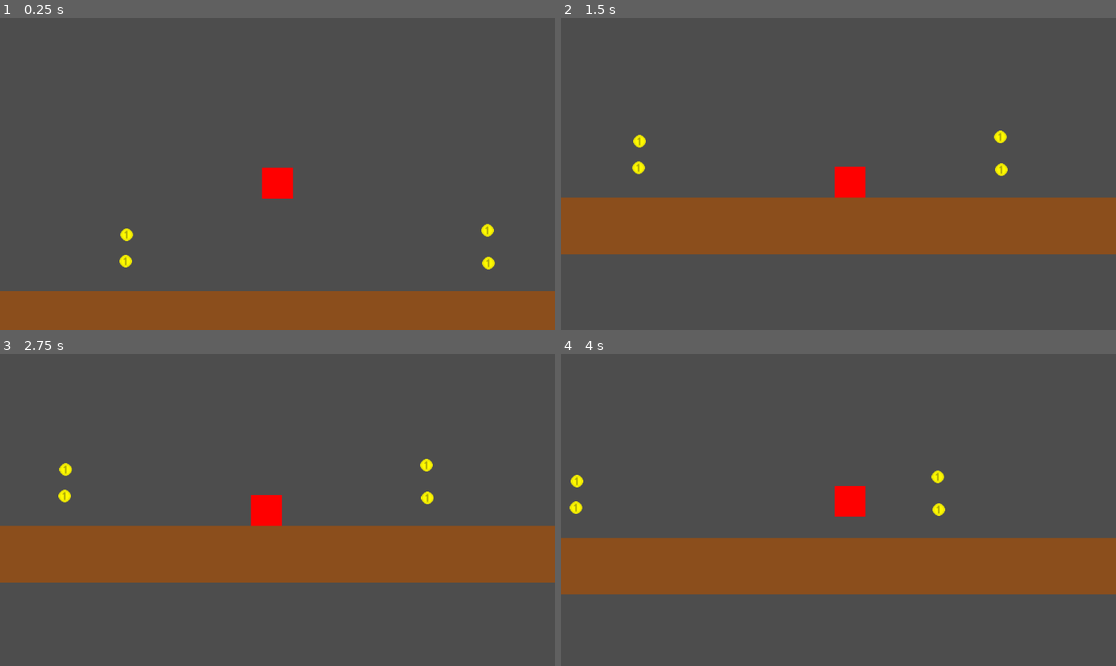
Above: before the commit, frames 1-4 (two rows, left to right).
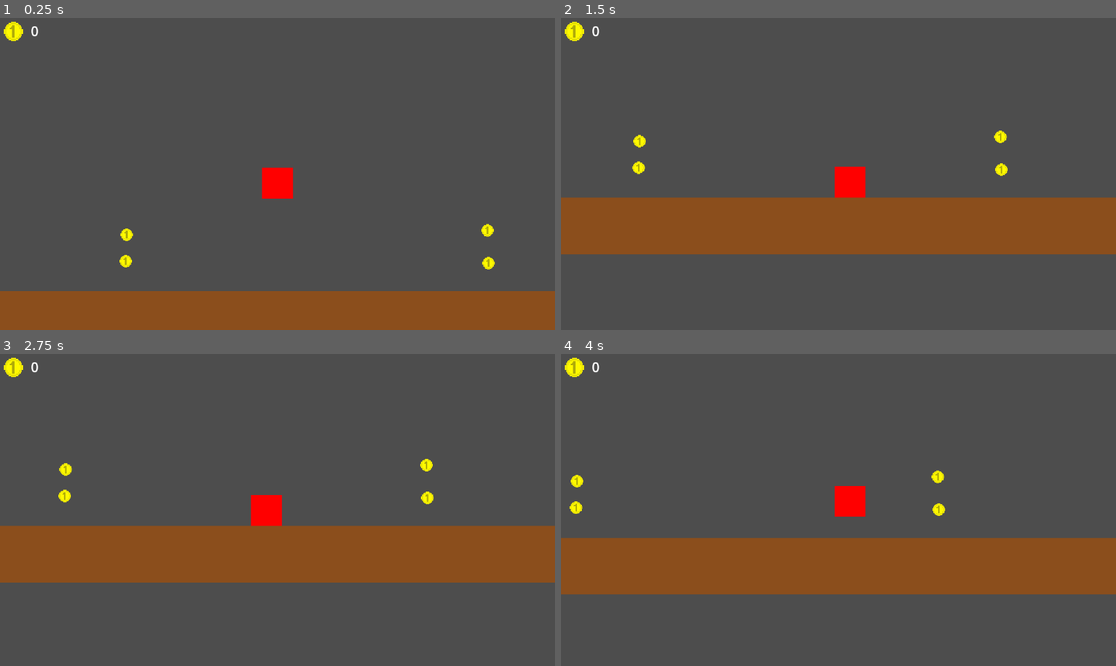
Above: after the commit, the same moments.

Repository: AzureLeaf0/GameJam
Game: Godot game, scene res://scenes/map.tscn
Same seed, same stepped clock (60 frames per second), same inputs: the game is played once before the commit and once after it.
Inputs:
- Up to frame 1 (0.25 s): no input
- Up to frame 2 (1.5 s): hold Right (move_right) from 0.53 s (still down); tap Space (jump) at 0.77 s
- Up to frame 3 (2.75 s): tap Space (jump) at 1.52 s; release Right (move_right) at 2.03 s; hold Left (move_left) from 2.03 s (still down)
- Up to frame 4 (4 s): release Left (move_left) at 2.78 s; hold Right (move_right) from 2.78 s (still down); tap Space (jump) at 3.02, 3.77 s

The runs differ from the first frame. In frame 1, 0.2% of the frame differs, in the area x 0-90%, y 1-81%; in frame 2, 0.2%; in frame 3, 0.2%; in frame 4, 0.2%.

Commit message:
ui and more images

Diff:
--- /dev/null
+++ b/gamejam/scenes/UI.tscn
@@ -0,0 +1,35 @@
+[gd_scene load_steps=4 format=3 uid="uid://cfovpsq0n7jlb"]
+
+[ext_resource type="Script" uid="uid://bhrfd26bh71a8" path="res://scenes/ui.gd" id="1_dj8aq"]
+[ext_resource type="Texture2D" uid="uid://b2hkcbsb8l5ej" path="res://Images/Coin.png" id="2_ro3t7"]
+
+[sub_resource type="Theme" id="Theme_5en4g"]
+default_font_size = 28
+
+[node name="Ui" type="Control"]
+layout_mode = 3
+anchors_preset = 15
+anchor_right = 1.0
+anchor_bottom = 1.0
+grow_horizontal = 2
+grow_vertical = 2
+script = ExtResource("1_dj8aq")
+
+[node name="CanvasLayer" type="CanvasLayer" parent="."]
+
+[node name="CoinDisplay" type="Label" parent="CanvasLayer"]
+offset_left = 64.0
+offset_top = 8.0
+offset_right = 320.0
+offset_bottom = 48.0
+theme = SubResource("Theme_5en4g")
+text = "0"
+vertical_alignment = 1
+
+[node name="TextureRect" type="TextureRect" parent="CanvasLayer"]
+texture_filter = 1
+offset_left = 8.0
+offset_top = 8.0
+offset_right = 48.0
+offset_bottom = 48.0
+texture = ExtResource("2_ro3t7")
--- a/gamejam/scenes/coin.tscn
+++ b/gamejam/scenes/coin.tscn
@@ -8,6 +8,7 @@
 [node name="coin" type="Area2D" groups=["Coin"]]
 
 [node name="Sprite2D" type="Sprite2D" parent="."]
+texture_filter = 1
 position = Vector2(0, 1)
 scale = Vector2(1.625, 1.625)
 texture = ExtResource("1_rwqht")
--- a/gamejam/scenes/player.tscn
+++ b/gamejam/scenes/player.tscn
@@ -1,7 +1,8 @@
-[gd_scene load_steps=5 format=3 uid="uid://bwuel0nv5xpbk"]
+[gd_scene load_steps=6 format=3 uid="uid://bwuel0nv5xpbk"]
 
 [ext_resource type="Texture2D" uid="uid://b7waoxlta5vkx" path="res://Images/Character.png" id="1_3vyb7"]
 [ext_resource type="Script" uid="uid://ciaw45tfqkhy2" path="res://scenes/player.gd" id="1_g2els"]
+[ext_resource type="PackedScene" uid="uid://cfovpsq0n7jlb" path="res://scenes/UI.tscn" id="3_qhqgy"]
 
 [sub_resource type="RectangleShape2D" id="RectangleShape2D_g2els"]
 size = Vector2(64, 64)
@@ -26,4 +27,6 @@
 [node name="CollisionShape2D" type="CollisionShape2D" parent="Area2D"]
 shape = SubResource("RectangleShape2D_qhqgy")
 
+[node name="Ui" parent="." instance=ExtResource("3_qhqgy")]
+
 [connection signal="area_entered" from="Area2D" to="." method="_on_area_2d_area_entered"]
--- /dev/null
+++ b/gamejam/scenes/ui.gd
@@ -0,0 +1,11 @@
+extends Control
+
+@onready var CoinDisplay = $CanvasLayer/CoinDisplay
+
+func _ready() -> void:
+	pass # Replace with function body.
+
+
+# Called every frame. 'delta' is the elapsed time since the previous frame.
+func _process(delta: float) -> void:
+	CoinDisplay.text = str(get_parent().coin)
Binary file added: gamejam/Images/BaloonPlantCollect.png
Not shown, added: gamejam/Images/BaloonPlantCollect.png.import
Binary file added: gamejam/Images/BaloonPlantGone.png
Not shown, added: gamejam/Images/BaloonPlantGone.png.import
Binary file added: gamejam/Images/BaloonPlantRelease.png
Not shown, added: gamejam/Images/BaloonPlantRelease.png.import
Binary file added: gamejam/Images/InventoryTab.png
Not shown, added: gamejam/Images/InventoryTab.png.import
Binary file added: gamejam/Images/InventoryTabActive.png
Not shown, added: gamejam/Images/InventoryTabActive.png.import
Not shown, added: gamejam/scenes/ui.gd.uid
